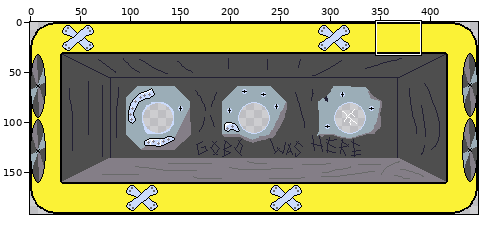
Two states of a sprite sheet, assets/sprites/sub.png. Above, an overview of the earlier version with the close-up marked.
Close-up. Before:
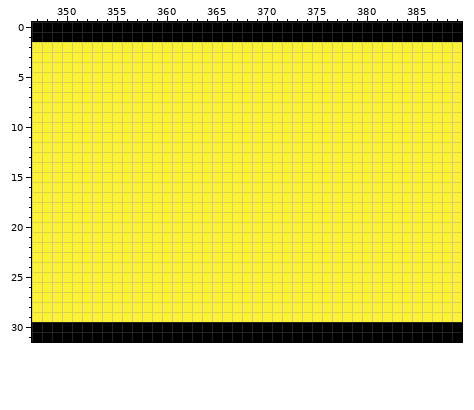
The file is 448x192 pixels. Shown: x 347..389, y 0..31. The commit also changed other parts of the picture, which this record leaves out.
Now the later version:
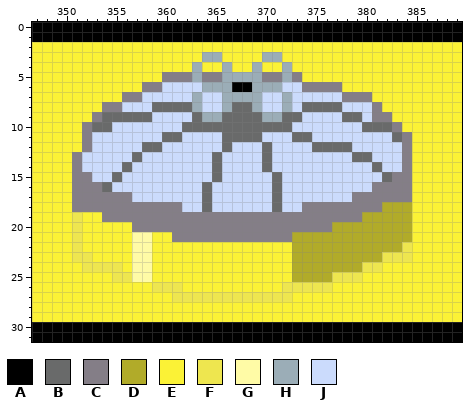
Palette (. is transparent): A #000000  B #696a6a  C #847e87  D #b1ab29  E #fbf236  F #eee64f  G #fffba6  H #9badb7  J #cbdbfc
Edits made:
@@ x 347..389 @@
  2 EEEEEEEEEEEEEEEEEEEEEEEEEEEEEEEEEEEEEEEEEEE
- 3 EEEEEEEEEEEEEEEEEEEEEEEEEEEEEEEEEEEEEEEEEEE
- 4 EEEEEEEEEEEEEEEEEEEEEEEEEEEEEEEEEEEEEEEEEEE
- 5 EEEEEEEEEEEEEEEEEEEEEEEEEEEEEEEEEEEEEEEEEEE
- 6 EEEEEEEEEEEEEEEEEEEEEEEEEEEEEEEEEEEEEEEEEEE
- 7 EEEEEEEEEEEEEEEEEEEEEEEEEEEEEEEEEEEEEEEEEEE
- 8 EEEEEEEEEEEEEEEEEEEEEEEEEEEEEEEEEEEEEEEEEEE
- 9 EEEEEEEEEEEEEEEEEEEEEEEEEEEEEEEEEEEEEEEEEEE
-10 EEEEEEEEEEEEEEEEEEEEEEEEEEEEEEEEEEEEEEEEEEE
-11 EEEEEEEEEEEEEEEEEEEEEEEEEEEEEEEEEEEEEEEEEEE
-12 EEEEEEEEEEEEEEEEEEEEEEEEEEEEEEEEEEEEEEEEEEE
-13 EEEEEEEEEEEEEEEEEEEEEEEEEEEEEEEEEEEEEEEEEEE
-14 EEEEEEEEEEEEEEEEEEEEEEEEEEEEEEEEEEEEEEEEEEE
-15 EEEEEEEEEEEEEEEEEEEEEEEEEEEEEEEEEEEEEEEEEEE
-16 EEEEEEEEEEEEEEEEEEEEEEEEEEEEEEEEEEEEEEEEEEE
-17 EEEEEEEEEEEEEEEEEEEEEEEEEEEEEEEEEEEEEEEEEEE
-18 EEEEEEEEEEEEEEEEEEEEEEEEEEEEEEEEEEEEEEEEEEE
-19 EEEEEEEEEEEEEEEEEEEEEEEEEEEEEEEEEEEEEEEEEEE
-20 EEEEEEEEEEEEEEEEEEEEEEEEEEEEEEEEEEEEEEEEEEE
-21 EEEEEEEEEEEEEEEEEEEEEEEEEEEEEEEEEEEEEEEEEEE
-22 EEEEEEEEEEEEEEEEEEEEEEEEEEEEEEEEEEEEEEEEEEE
-23 EEEEEEEEEEEEEEEEEEEEEEEEEEEEEEEEEEEEEEEEEEE
-24 EEEEEEEEEEEEEEEEEEEEEEEEEEEEEEEEEEEEEEEEEEE
-25 EEEEEEEEEEEEEEEEEEEEEEEEEEEEEEEEEEEEEEEEEEE
-26 EEEEEEEEEEEEEEEEEEEEEEEEEEEEEEEEEEEEEEEEEEE
-27 EEEEEEEEEEEEEEEEEEEEEEEEEEEEEEEEEEEEEEEEEEE
+ 3 EEEEEEEEEEEEEEEEEHHEEEEHHEEEEEEEEEEEEEEEEEE
+ 4 EEEEEEEEEEEEEEEEHEEHEEHEEHEEEEEEEEEEEEEEEEE
+ 5 EEEEEEEEEEEEECCCHCCHHHHCCHCEEEEEEEEEEEEEEEE
+ 6 EEEEEEEEEEECCJJJJHHHAAHHHJJCCCCEEEEEEEEEEEE
+ 7 EEEEEEEEECCJJJJJHJJHHHHJJHJJJJJCCCEEEEEEEEE
+ 8 EEEEEEECCJJJBBBBHJJHBBHJJHJBBBBJJJCEEEEEEEE
+ 9 EEEEEECBBBBBJJJJBHHBBBBHHBBJJJJBBJCCEEEEEEE
+10 EEEEECBBJJJJJJJBBBBBBBBBBBJJJJJJJBBBCEEEEEE
+11 EEEEECJJJJJJJBBJJJJBBBBJJJBBJJJJJJJJBCEEEEE
+12 EEEEECJJJJJBBJJJJJJBJJJBJJJJBBBBJJJJJCEEEEE
+13 EEEECJJJJJBJJJJJJJBJJJJBJJJJJJJJBBJJJCEEEEE
+14 EEEECJJJJBJJJJJJJJBJJJJBJJJJJJJJJJBJJCEEEEE
+15 EEEECCJJBJJJJJJJJJBJJJJJBJJJJJJJJJJBCCEEEEE
+16 EEEECCCBJJJJJJJJJBJJJJJJBJJJJJJJJJCCCCEEEEE
+17 EEEECCCCCCJJJJJJJBJJJJJJBJJJJJJJCCCCCCEEEEE
+18 EEEECCCCCCCCCCCJJBJJJJJJBJJCCCCCCCCDDDEEEEE
+19 EEEEFEECCCCCCCCCCCCCCCCCCCCCCCCCCDDDDDEEEEE
+20 EEEEFEEEEECCCCCCCCCCCCCCCCCCCCDDDDDDDDEEEEE
+21 EEEEFEEEEEGGEECCCCCCCCCCCCDDDDDDDDDDDDEEEEE
+22 EEEEFEEEEEGGEEEEEEEEEEEEEEDDDDDDDDDDDFEEEEE
+23 EEEEFFEEEEGGEEEEEEEEEEEEEEDDDDDDDDDFFFEEEEE
+24 EEEEEFFFFEGGEEEEEEEEEEEEEEDDDDDDDFFEEEEEEEE
+25 EEEEEEEEFFGGEEEEEEEEEEEEEEDDDDFFFEEEEEEEEEE
+26 EEEEEEEEEEEEFFFEEEEEEEEEEFFFFFEEEEEEEEEEEEE
+27 EEEEEEEEEEEEEEFFFFFFFFFFFFEEEEEEEEEEEEEEEEE
 28 EEEEEEEEEEEEEEEEEEEEEEEEEEEEEEEEEEEEEEEEEEE
